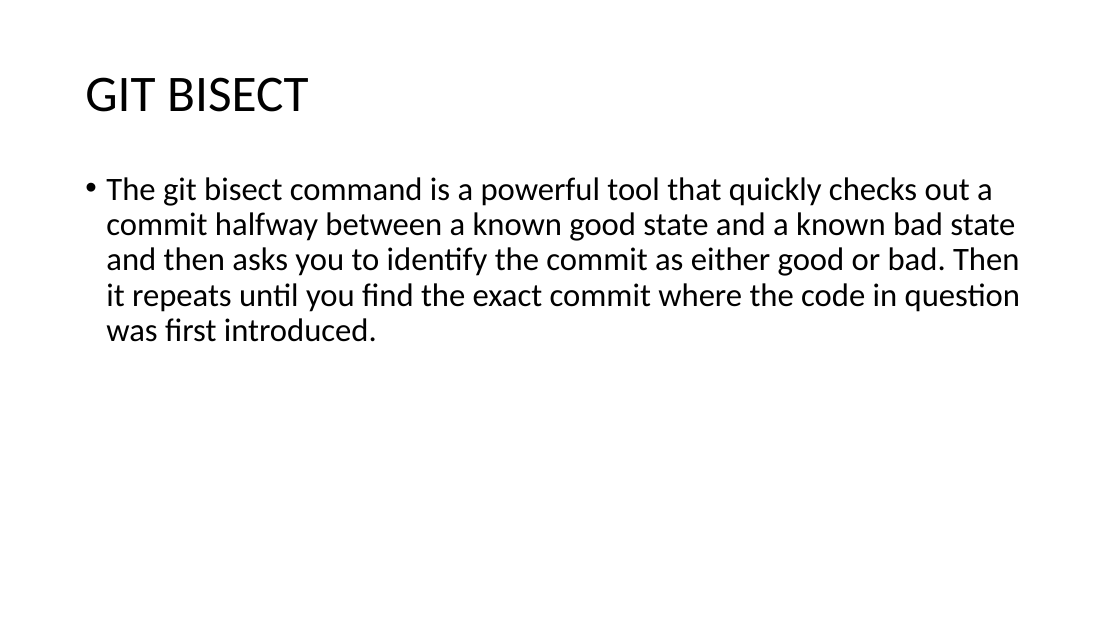
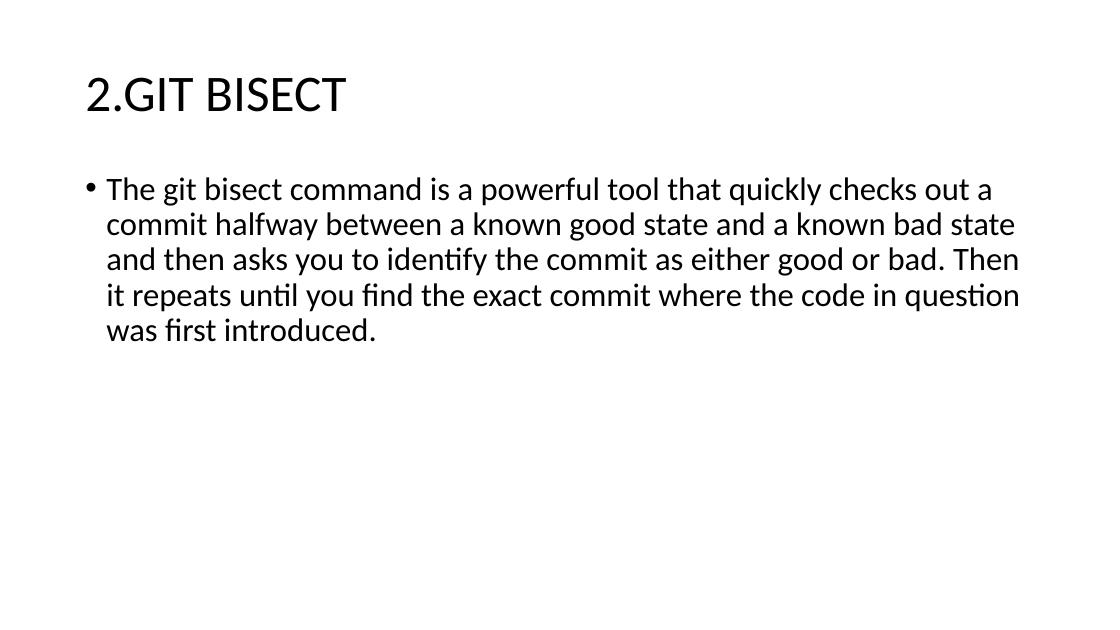
Before and after one commit to abhisheksajwan98/GIT-CONCEPTS, a slide deck: slide 5 of KOSS TASK(ROUND 2).pptx (slide 4 before the commit). Drawn at 1120x630 pixels with LibreOffice and Linux fonts; fonts in the diff are those of the drawing. Boxes give left, top, right and bottom in pixels: in the first picture for what was removed or moved away, otherwise in the second. Text is boxed around its words. In the diff, an @@ line names an element or a change of style, - is before the commit and + after.

```diff
--- a/KOSS TASK(ROUND 2).pptx
+++ b/KOSS TASK(ROUND 2).pptx
@@ title at <box>85,77,346,112</box>: text changed @@
-GIT BISECT
+2.GIT BISECT
```
Also in this commit, not shown: 7 other slides changed, 1 slide added.
